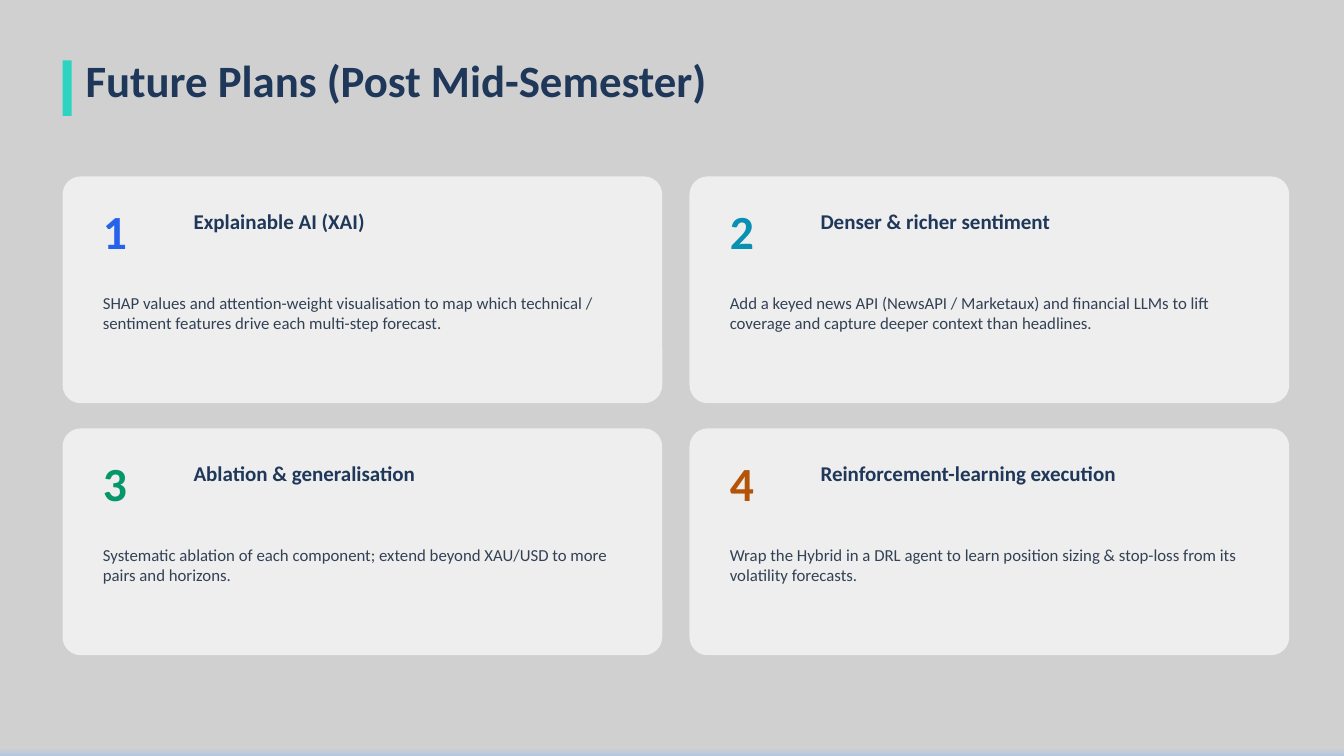
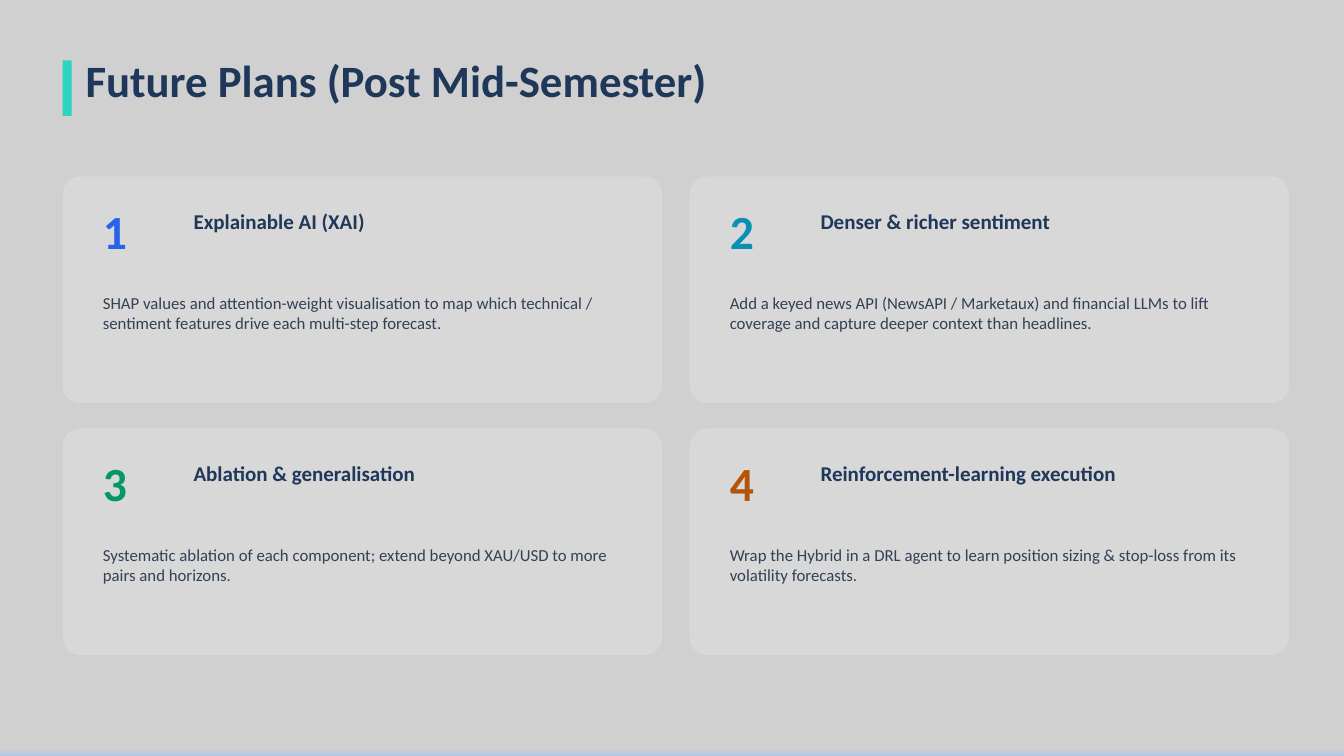
Before and after one commit to SudhakarPuppala/Forex_Price_Prediction, a slide deck: slide 20 of ppt/Midterm_Presentation.pptx. Drawn at 1344x756 pixels with LibreOffice and Linux fonts; fonts in the diff are those of the drawing. Boxes give left, top, right and bottom in pixels: in the first picture for what was removed or moved away, otherwise in the second. Text is boxed around its words. In the diff, an @@ line names an element or a change of style, - is before the commit and + after.

```diff
--- a/ppt/Midterm_Presentation.pptx
+++ b/ppt/Midterm_Presentation.pptx
@@ fill #EEEEEE to #D9D9D9 at 95% opacity in 4 elements at [63,176,662,403], [690,176,1290,403], [63,429,662,655], [690,429,1290,655] @@
```
Also in this commit, not shown: 12 other slides changed, 8 other files.
